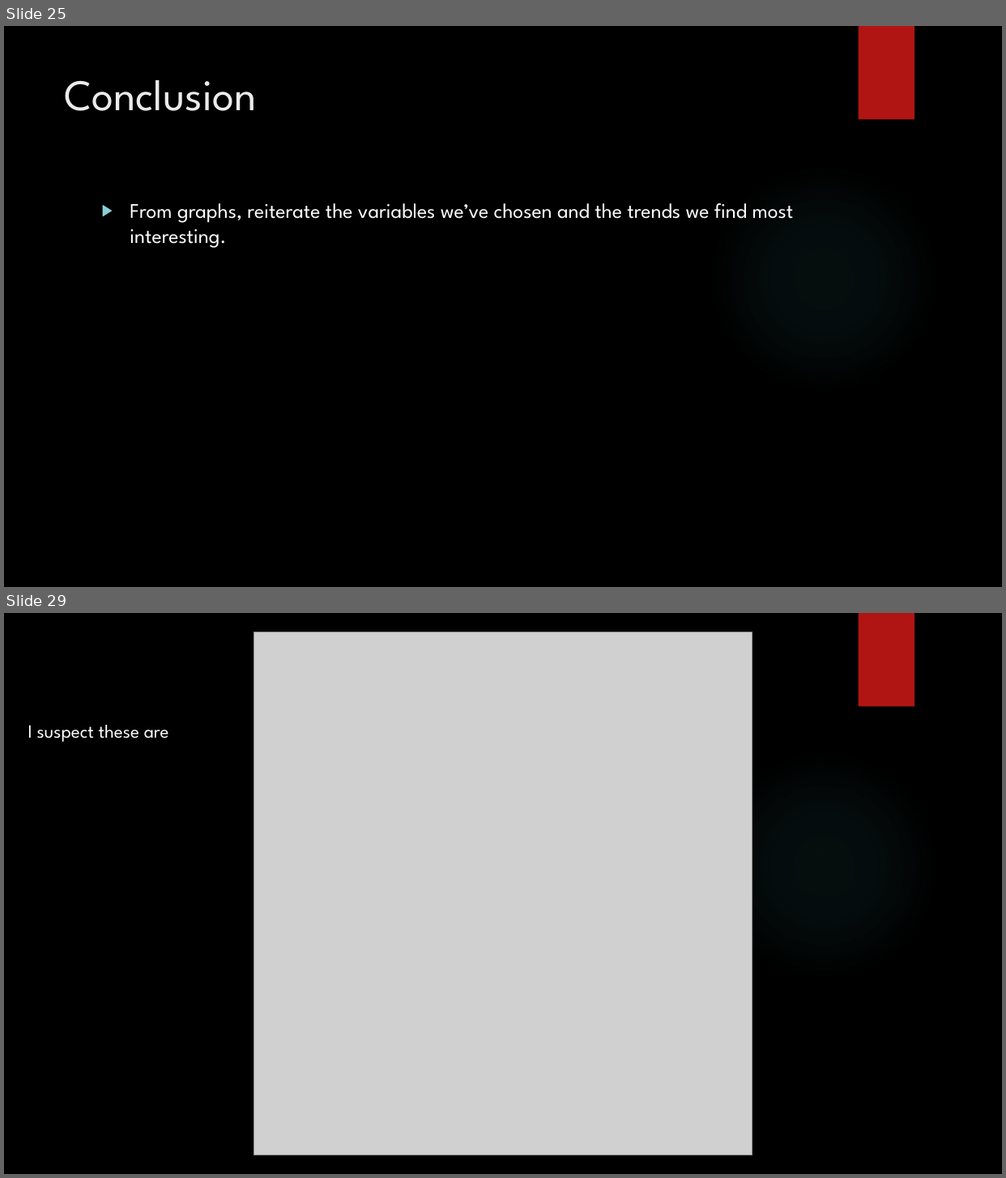
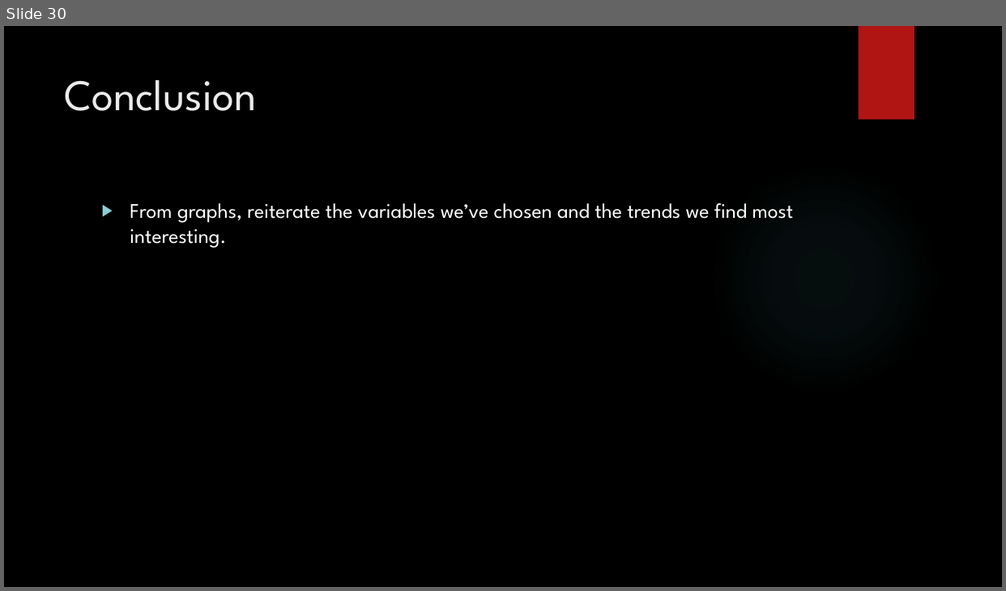
Before and after one commit to vazquezs123/DATA_SCIENCE_CS02, a slide deck: case_study_02_presentation.pptx. Shown one above the other, each under a label of ours: slides 25 and 29 before the commit, slide 30 after it; the slides between them are not shown. The pictures are 1006x1178 and 1006x591 pixels, drawn with LibreOffice and Linux fonts; fonts in the diff are those of the drawing; grey boxes stand for pictures; background and template pictures are left out. Boxes give left, top, right and bottom in pixels: in the first picture for what was removed or moved away, otherwise in the second. Text is boxed around its words. In the diff, an @@ line names an element or a change of style, - is before the commit and + after.

```diff
--- a/case_study_02_presentation.pptx
+++ b/case_study_02_presentation.pptx
@@ slide 29 removed at [4, 613, 1002, 1174], background picture (left out); not listed: 2 template elements that a slide beside it also shows @@
@@ picture removed at [254, 632, 752, 1156] @@
@@ text removed at [28, 725, 169, 742] @@
-I suspect these are
@@ what was slide 25 is now slide 30 @@
```
Also in this commit, not shown: 9 slides changed, 5 slides added, 11 other slides removed, 1 other file.
